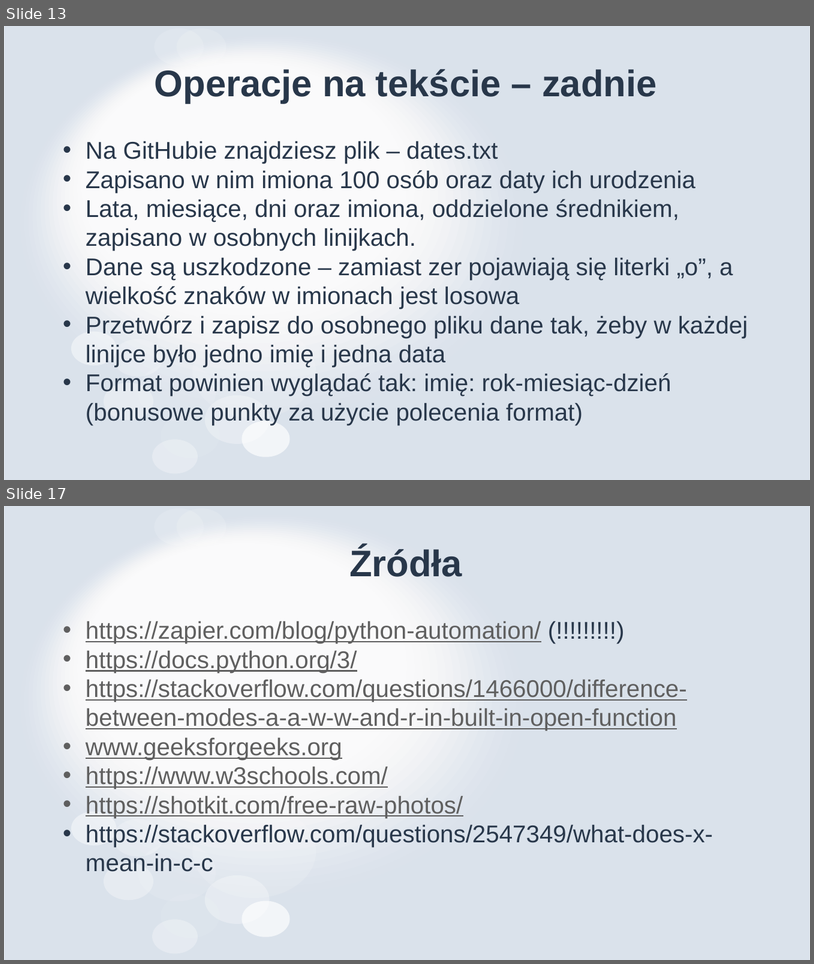
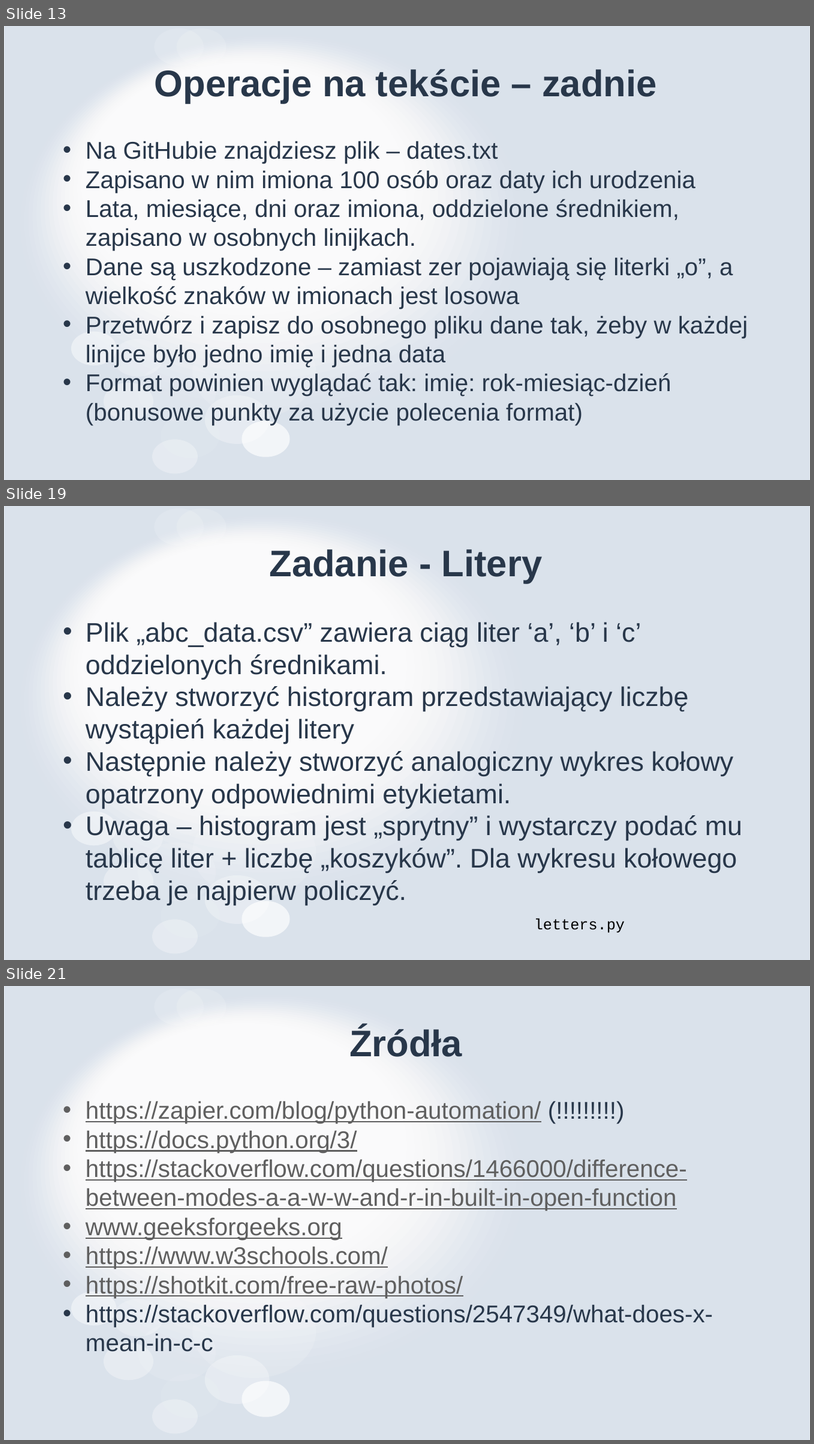
Before and after one commit to MikoStoro/ETI_Academy_python, a slide deck: EverydayPython/EverydayPython.pptx. Shown one above the other, each under a label of ours: slides 13 and 17 before the commit, slides 13, 19 and 21 after it; the slides between them are not shown. The pictures are 814x964 and 814x1444 pixels, drawn with LibreOffice and Linux fonts; fonts in the diff are those of the drawing. Boxes give left, top, right and bottom in pixels: in the first picture for what was removed or moved away, otherwise in the second. Text is boxed around its words. In the diff, an @@ line names an element or a change of style, - is before the commit and + after.

```diff
--- a/EverydayPython/EverydayPython.pptx
+++ b/EverydayPython/EverydayPython.pptx
@@ slide 19 added at [4, 506, 810, 960], background #FFFFFF; not listed: 31 template elements that a slide beside it also shows @@
@@ title added at [270, 549, 543, 583], 44 pt, text #28374A, bold @@
+Zadanie - Litery
@@ text added at [86, 622, 743, 905], 32 pt, text #28374A @@
+• Plik „abc_data.csv” zawiera ciąg liter ‘a’, ‘b’ i ‘c’ oddzielonych średnikami.
+• Należy stworzyć historgram przedstawiający liczbę wystąpień każdej litery
+• Następnie należy stworzyć analogiczny wykres kołowy opatrzony odpowiednimi etykietami.
+• Uwaga – histogram jest „sprytny” i wystarczy podać mu tablicę liter + liczbę „koszyków”. Dla wykresu kołowego trzeba je najpierw policzyć.
@@ text added at [534, 918, 625, 933], 18 pt, text #000000 @@
+letters.py
@@ what was slide 17 is now slide 21 @@
```
Also in this commit, not shown: 2 slides changed, 4 other slides added, 1 slide removed, 4 other files.
